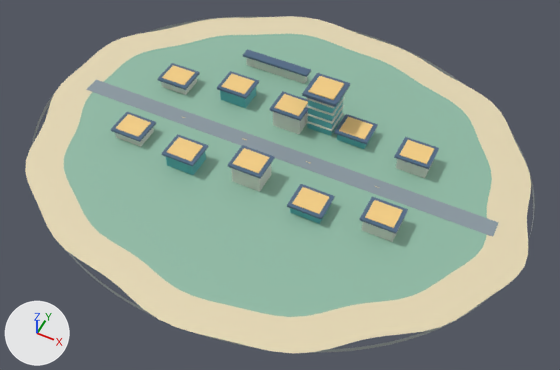
The Blender file assets/blender/east-island/near.blend: old version first, new version second.
Rendered twice from a 50 mm lens placed at (3973.0, -1651.0, 1861.0), pointed at (3218.0, -141.0, -26.0). The axes (+X, +Y, +Z) are drawn at lower left. The lights are the same throughout. The picture after the commit comes second.

The first picture shows 'Batched Ink blue architecture', 'Batched Jade glass architecture', 'Batched Pale stone architecture', 'Batched Sun gold architecture', 'CoastCliff', 'EastIslandTerrain', 'Island avenue', 'Signal tower'.
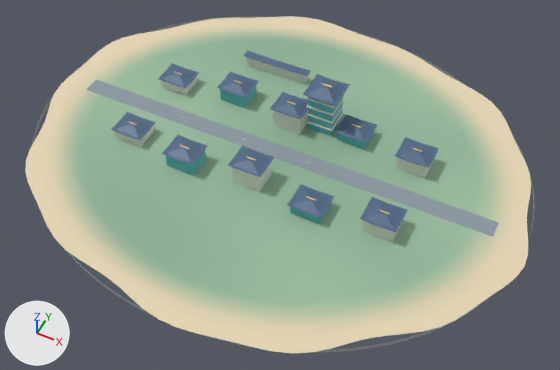
Where the change shows, as pixel boxes [x1, y1, x2, y2] in the pictures (560 x 370 px; the box of a moved part takes in the faces that stretch with it):
'Batched Ink blue architecture', reshaped, moved
    before: [111, 49, 439, 234]
    after: [111, 50, 439, 232]
'Batched Sun gold architecture', reshaped, moved (8% narrower, 13% shorter)
    before: [116, 65, 434, 228]
    after: [129, 72, 422, 214]
part 1 of me_east_island_land_001, recoloured
    both: [64, 34, 492, 317]
part 2 of me_east_island_land_001, recoloured
    both: [53, 25, 509, 328]
part 4 of me_cube_015, added
    after: [158, 50, 439, 168]
part 5 of me_cube_015, added
    after: [111, 112, 407, 232]
part 6 of me_cube_015, deleted
    before: [158, 49, 439, 169]
part 7 of me_cube_015, deleted
    before: [111, 112, 408, 234]
part 8 of me_cube_016, moved or reshaped
    before: [308, 76, 344, 100]
    after: [321, 83, 332, 88]
part 9 of me_cube_016, moved or reshaped (not visible afterwards)
    before: [162, 65, 195, 85]
part 10 of me_cube_016, moved or reshaped (not visible afterwards)
    before: [221, 74, 255, 94]
part 11 of me_cube_016, moved or reshaped
    before: [274, 94, 308, 116]
    after: [287, 101, 296, 105]
part 12 of me_cube_016, moved or reshaped
    before: [339, 117, 373, 140]
    after: [352, 124, 361, 128]
part 13 of me_cube_016, moved or reshaped
    before: [399, 140, 434, 164]
    after: [412, 148, 422, 152]
part 14 of me_cube_016, moved or reshaped (not visible afterwards)
    before: [116, 114, 151, 137]
part 15 of me_cube_016, moved or reshaped
    before: [167, 137, 203, 161]
    after: [180, 145, 189, 149]
part 16 of me_cube_016, moved or reshaped
    before: [233, 148, 270, 173]
    after: [246, 157, 256, 161]
part 17 of me_cube_016, moved or reshaped
    before: [292, 187, 329, 214]
    after: [306, 196, 316, 201]
part 18 of me_cube_016, moved or reshaped
    before: [365, 200, 403, 228]
    after: [379, 209, 389, 214]

The change, as a diff of the scene's bpy script:
```diff
--- a/assets/blender/east-island/near.blend.py
+++ b/assets/blender/east-island/near.blend.py
@@ mat_painted_island_ground @@
+mat_painted_island_ground = bpy.data.materials.new('Painted island ground')
+mat_painted_island_ground.use_nodes = True; mat_painted_island_ground.node_tree.nodes.clear()
+_N = mat_painted_island_ground.node_tree.nodes; _L = mat_painted_island_ground.node_tree.links
+n0 = _N.new('ShaderNodeBsdfPrincipled'); n0.name = 'Principled BSDF'
+n0.inputs[2].default_value = 1.0  # 'Roughness'
+n1 = _N.new('ShaderNodeOutputMaterial'); n1.name = 'Material Output'
+n2 = _N.new('ShaderNodeVertexColor'); n2.name = 'Color Attribute'
+n2.layer_name = 'PaintTint'
+_L.new(n0.outputs[0], n1.inputs[0])  # 'BSDF' to 'Surface'
+_L.new(n2.outputs[0], n0.inputs[0])  # 'Color' to 'Base Color'
@@ me_east_island_land_001 @@
 me_east_island_land_001.from_pydata(...)  # 2037 vertices, 1920 faces; spans x 2300.0..4013.0, y -762.0..692.0, z 2.0..3.0
+# me_east_island_land_001 part 1: all 1632 faces that had it switch from mat_moss_green (greyish green #90bca6) to mat_painted_island_ground
+# me_east_island_land_001 part 2: all 288 faces that had it switch from mat_coastal_ivory (beige #e6d8b5) to mat_painted_island_ground
+# me_east_island_land_001 part 3: vertex colours changed
@@ me_cube_015 @@
-me_cube_015.from_pydata(...)  # 96 vertices, 72 faces; spans x -613.0..403.0, y -418.0..188.0, z -123.0..6.0
+me_cube_015.from_pydata(...)  # 384 vertices, 300 faces; spans x 2627.0..3643.0, y -261.0..344.0, z 40.0..176.0
+# me_cube_015 part 4: 224 vertices added at x 2627.0..3643.0, y 63.0..344.0, z 40.0..176.0
+# me_cube_015 part 5: 160 vertices added at x 2627.0..3643.0, y -261.0..-129.0, z 40.0..93.0
+# me_cube_015 part 6: 56 vertices removed from x -613.0..403.0, y -94.0..188.0, z -123.0..6.0
+# me_cube_015 part 7: 40 vertices removed from x -613.0..403.0, y -418.0..-286.0, z -123.0..-75.0
 me_cube_015.materials.append(mat_ink_blue)
@@ me_cube_016 @@
-me_cube_016.from_pydata(...)  # 120 vertices, 90 faces; spans x -601.0..391.0, y -407.0..44.0, z -164.0..2.0
+me_cube_016.from_pydata(...)  # 120 vertices, 90 faces; spans x -571.0..361.0, y -371.0..2.0, z -174.0..2.0
+# me_cube_016 part 8: the loose piece of 8 vertices spanning x -45.0..45.0, y -44.0..44.0, z -2.0..2.0 is scaled about its middle by (0.4, 0.0568, 1)
+# me_cube_016 part 9: the loose piece of 8 vertices spanning x -601.0..-509.0, y -83.0..-7.0, z -123.0..-121.0 is scaled about its middle by (0.348, 0.0526, 1), then moved by (0.0, 0.0, -1.0)
+# me_cube_016 part 10: the loose piece of 8 vertices spanning x -376.0..-284.0, y -49.0..27.0, z -103.0..-101.0 is scaled about its middle by (0.348, 0.0526, 1), then moved by (0.0, 0.0, -1.0)
+# me_cube_016 part 11: the loose piece of 8 vertices spanning x -151.0..-59.0, y -83.0..-7.0, z -83.0..-81.0 is scaled about its middle by (0.348, 0.0526, 1), then moved by (0.0, 0.0, -1.0)
+# me_cube_016 part 12: the loose piece of 8 vertices spanning x 74.0..166.0, y -49.0..27.0, z -123.0..-121.0 is scaled about its middle by (0.348, 0.0526, 1), then moved by (0.0, 0.0, -1.0)
+# me_cube_016 part 13: the loose piece of 8 vertices spanning x 299.0..391.0, y -83.0..-7.0, z -103.0..-101.0 is scaled about its middle by (0.348, 0.0526, 1), then moved by (0.0, 0.0, -1.0)
+# me_cube_016 part 14: the loose piece of 8 vertices spanning x -601.0..-509.0, y -373.0..-297.0, z -123.0..-121.0 is scaled about its middle by (0.348, 0.0526, 1), then moved by (0.0, 0.0, -1.0)
+# me_cube_016 part 15: the loose piece of 8 vertices spanning x -376.0..-284.0, y -407.0..-331.0, z -103.0..-101.0 is scaled about its middle by (0.348, 0.0526, 1), then moved by (0.0, 0.0, -1.0)
+# me_cube_016 part 16: the loose piece of 8 vertices spanning x -151.0..-59.0, y -373.0..-297.0, z -83.0..-81.0 is scaled about its middle by (0.348, 0.0526, 1), then moved by (0.0, 0.0, -1.0)
+# me_cube_016 part 17: the loose piece of 8 vertices spanning x 74.0..166.0, y -407.0..-331.0, z -123.0..-121.0 is scaled about its middle by (0.348, 0.0526, 1), then moved by (0.0, 0.0, -1.0)
+# me_cube_016 part 18: the loose piece of 8 vertices spanning x 299.0..391.0, y -373.0..-297.0, z -103.0..-101.0 is scaled about its middle by (0.348, 0.0526, 1), then moved by (0.0, 0.0, -1.0)
+# other edits to the shape of me_cube_016 do not show in these pictures
 me_cube_016.materials.append(mat_sun_gold)
@@ ob_batched_ink_blue_architecture @@
 ob_batched_ink_blue_architecture = bpy.data.objects.new('Batched Ink blue architecture', me_cube_015)
-ob_batched_ink_blue_architecture.location = (3240.0, 157.0, 159.0)
+ob_batched_ink_blue_architecture.location = (0.0, 0.0, 0.0)
@@ ob_batched_sun_gold_architecture @@
 ob_batched_sun_gold_architecture = bpy.data.objects.new('Batched Sun gold architecture', me_cube_016)
-ob_batched_sun_gold_architecture.location = (3240.0, 157.0, 167.0)
+ob_batched_sun_gold_architecture.location = (3240.0, 157.0, 177.0)
```
